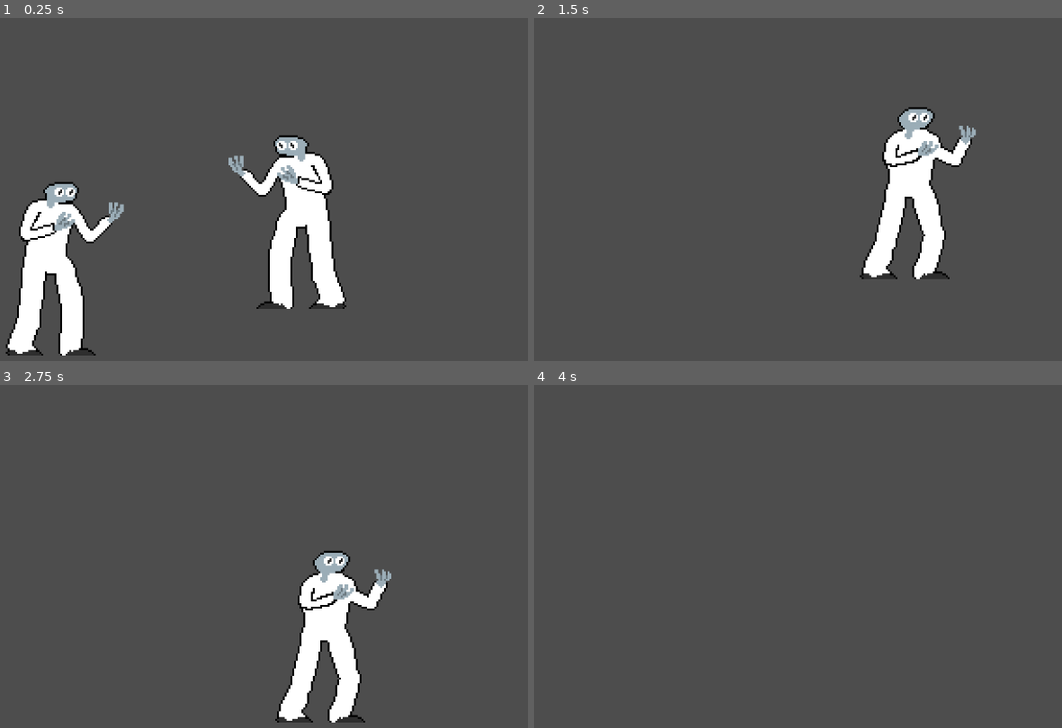
Above: before the commit, frames 1-4 (two rows, left to right).
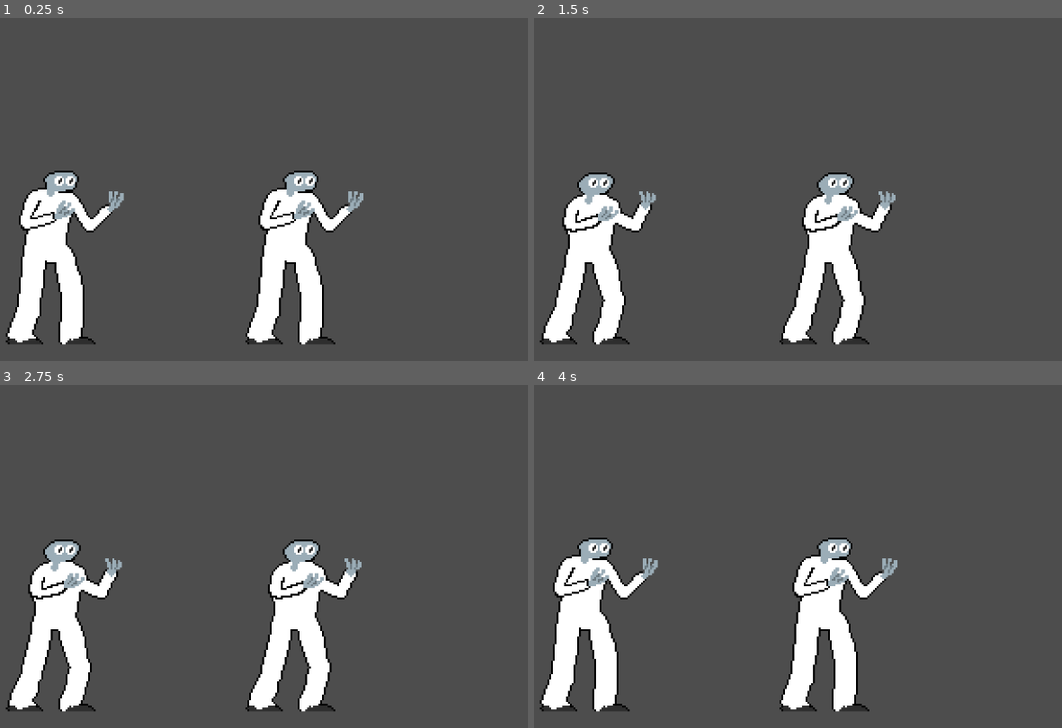
Above: after the commit, the same moments.

Repository: edenmann/class-game-1
Game: Godot game, scene res://Scenes/main.tscn
The game is run twice, just before and just after one commit, with the same random seed, the same clock (stepped at 60 frames per second) and the same inputs.
Inputs:
- Up to frame 1 (0.25 s): no input
- Up to frame 2 (1.5 s): hold D (move_right) from 0.53 s (still down); tap S (crouch) at 0.6 s; tap W (jump) at 0.77, 1.07 s; tap Down (p2_crouch) at 0.8, 1.35 s
- Up to frame 3 (2.75 s): tap W (jump) at 1.52, 1.82 s; tap Left (p2_move_left) at 1.55, 2.1 s; release D (move_right) at 2.03 s; hold A (move_left) from 2.03 s (still down); tap Right (p2_move_right) at 2.3 s
- Up to frame 4 (4 s): release A (move_left) at 2.78 s; hold D (move_right) from 2.78 s (still down); tap Right (p2_move_right) at 2.85 s; tap W (jump) at 3.02, 3.05, 3.32, 3.6, 3.77 s; tap Up (p2_jump) at 3.8 s

The runs differ from the first frame. In frame 1, 9.7% of the frame differs, in the area x 1-69%, y 34-99%; in frame 2, 14%, in the area x 1-84%, y 25-96%; in frame 3, 12%; in frame 4, 10%.
Error after the commit: Parse Error: Assignment is not allowed inside an expression. (res://Scripts/player.gd:36)

Commit message:
added stuff

Diff:
--- a/Scenes/stage.tscn
+++ b/Scenes/stage.tscn
@@ -1,7 +1,6 @@
-[gd_scene load_steps=5 format=3 uid="uid://dxh3e562fmq54"]
+[gd_scene load_steps=4 format=3 uid="uid://dxh3e562fmq54"]
 
 [ext_resource type="PackedScene" uid="uid://d0r1nri00g81m" path="res://Scenes/player.tscn" id="1_titlb"]
-[ext_resource type="PackedScene" uid="uid://cttoo46ug334s" path="res://Scenes/player_2.tscn" id="2_igdad"]
 
 [sub_resource type="PhysicsMaterial" id="PhysicsMaterial_kcgqr"]
 
@@ -23,5 +22,5 @@
 [node name="Player" parent="." instance=ExtResource("1_titlb")]
 position = Vector2(-64, -64)
 
-[node name="Player2" parent="." instance=ExtResource("2_igdad")]
-position = Vector2(72, -112)
+[node name="Player2" parent="." instance=ExtResource("1_titlb")]
+position = Vector2(64, -64)
--- a/Scripts/player.gd
+++ b/Scripts/player.gd
@@ -1,4 +1,6 @@
 extends CharacterBody2D
+
+#@onready var camera: camera2D = get_node("")
 
 # character movement is smoother when a multiple of 60.
 const SPEED_MULTIPLIER = 3
@@ -9,9 +11,6 @@
 var move_right = "move_right"
 var jump = "jump"
 var crouch = "crouch"
-
-
-
 
 func _physics_process(delta: float) -> void:
 	# Add the gravity.
@@ -30,3 +29,10 @@
 		velocity.x = move_toward(velocity.x, 0, SPEED)
 
 	move_and_slide()
+
+
+func _on_tree_entered() -> void:
+	var player = 1
+	if player = 1:
+		pass
+	else:
--- a/Scripts/player_2.gd
+++ /dev/null
@@ -1,6 +0,0 @@
-extends "res://Scripts/player.gd"
-
-MOVE_LEFT = "p2_move_left"
-MOVE_RIGHT = "p2_move_right"
-JUMP = "p2_jump"
-CROUCH = "p2_crouch"
